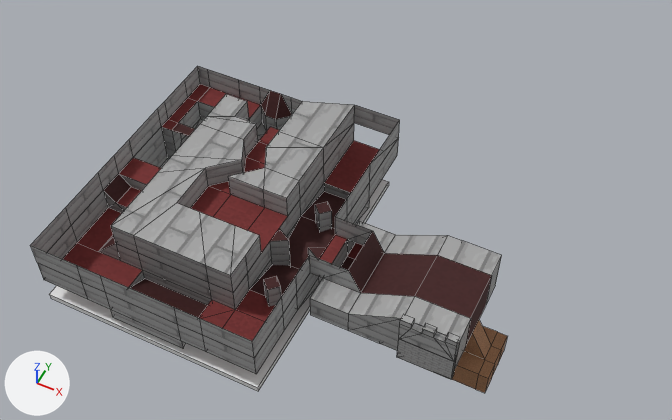
One commit to the Blender file Assets/World/Level1/Raw/Level1.blend: the scene before it, then after it.
Before and after are seen from a camera (50 mm lens) standing at (44.0, -95.9, 109.3) and looking at (1.4, -10.5, 2.6). Lighting does not change. The marker at lower left points along +X, +Y and +Z. Mesh edges are drawn as thin lines.

The first picture shows 'HiddenDoor', 'Lava', 'Level1', 'Level2'.
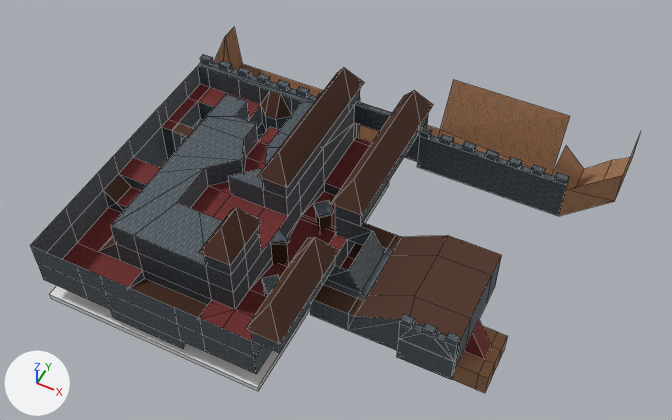
The change, as a diff of the scene's bpy script:
```diff
--- a/Assets/World/Level1/Raw/Level1.blend.py
+++ b/Assets/World/Level1/Raw/Level1.blend.py
@@ mat_wall @@
 n2 = _N.new('ShaderNodeTexImage'); n2.name = 'Image Texture'
-n2.image = img_tx_wall_200_png_002
+n2.image = img_tx_wall_black_200_png
 n2.projection = 'BOX'
@@ mat_wall @@
 n4 = _N.new('ShaderNodeMapping'); n4.name = 'Mapping'
-n4.inputs[3].default_value = (4.0, 4.0, 2.0)  # 'Scale'
+n4.inputs[3].default_value = (32.0, 32.0, 8.0)  # 'Scale'
 _L.new(n0.outputs[0], n1.inputs[0])  # 'BSDF' to 'Surface'
@@ mat_planks @@
+mat_planks = bpy.data.materials.new('Planks')
+# colours: grey #bcbcbc
+# uses the picture img_tx_plank_flooring_200_png
@@ me_level2 @@
-me_level2.from_pydata(...)  # 304 vertices, 265 faces, 2 loose edges; spans x -32.0..30.5, y -40.0..7.0, z -4.0..9.0
+me_level2.from_pydata(...)  # 584 vertices, 505 faces, 3 loose edges; spans x -32.0..39.0, y -40.5..24.0, z -6.0..15.0
+# me_level2 part 1: a new loose piece of 20 vertices spanning x 3.5..8.5, y -40.5..-23.5, z 8.0..15.0
+# me_level2 part 2: a new loose piece of 20 vertices spanning x -8.5..-3.5, y -32.5..-23.5, z 8.0..15.0
+# me_level2 part 3
+# 20 vertices are removed from x -30.0..20.0, y -29.4..0.0, z -4.0..8.0
+# 39 faces are deleted
+# 1 loose edge is deleted
+# 2 vertices move from x -4.0..4.0, y -20.0, z -2.0 to x -4.0..4.0, y -20.5, z -1.9
+# 150 vertices are added at x -32.0..39.0, y -29.7..24.0, z -6.0..15.0
+# 9 new vertices lie (0.0, 1.0, 0.0) away from vertices in x -32.0..12.0, y -16.0..7.0, z 0.0..8.0
+# 8 new vertices lie (0.0, 0.0, 7.0) away from vertices in x -1.4..1.4, y -29.4..-10.6, z -4.0
+# 6 new vertices lie (0.0, 0.0, -0.5) away from vertices in x -4.0..4.0, y -21.4..-18.6, z 4.0
+# 5 new vertices lie (1.0, 0.0, 0.0) away from vertices in x 12.0, y -28.0..-12.0, z 4.0
+# 55 new vertices lie (0.0, 1.0, 0.0) away from vertices in x -32.0..32.0, y 5.0, z 8.0..9.0
+# 8 new vertices lie (0.0, -21.0, 0.0) away from vertices in x -8.0..8.0, y 5.0, z 8.0..11.0
+# 8 new vertices lie (1.7, 1.7, 0.0) away from vertices in x -1.7..0.0, y -29.7..-12.0, z 3.5..4.0
+# 6 new vertices lie (0.0, 0.0, 7.0) away from vertices in x -4.0..4.0, y -21.2..-18.8, z -4.0
+# 5 new vertices lie (8.0, 0.0, 0.0) away from vertices in x -4.0, y -20.0..-11.5, z -1.9..-0.1
+# 2 loose edges are added
+# 166 new faces join them, mat_wall
+# 6 new faces join them, mat_carpet2, smooth
+# 49 new faces join them, mat_planks
+# 2 new faces join them, mat_carpet2
+# 20 new faces join them, mat_cavewall
+# me_level2 part 4: 1 kept faces spanning x -4.0..4.0, y -28.0..-20.5, z -1.9..0.0 are now shaded smooth
+# me_level2 part 5: 4 faces spanning x -4.0..28.0, y -24.0..-16.0, z 1.0..8.0 switch from mat_carpet to mat_wall
+# me_level2 part 6: 7 faces spanning x -4.0..28.0, y -28.0..-16.0, z -1.9..1.0 switch from mat_carpet to mat_carpet2
+# me_level2 part 7: 12 faces spanning x -32.0..28.0, y -40.0..4.0, z -2.0..8.0 switch from mat_carpet to mat_planks
+# me_level2 part 8: 1 face spanning x 20.0..28.0, y -16.0..-12.0, z 8.0 switches from mat_wall to mat_planks
+# me_level2 part 9: 10 faces spanning x 6.0..28.0, y -28.0..-12.0, z 0.0..1.0 switch from mat_carpet2 to mat_planks
+# me_level2 part 10: 4 faces spanning x 25.0..30.5, y -21.3..-18.7, z -4.0..1.0 switch from mat_cavewall to mat_carpet2
```

Pixel boxes (x1, y1, x2, y2) of what changed, in the pictures (672 x 420 px):
'Level1', surface changed, reshaped (29% wider, 12% taller)
    before: (31, 66, 502, 379)
    after: (31, 27, 641, 379)
'HiddenDoor', surface changed (grey to black)
    both: (397, 339, 454, 380)
part 1 of me_level2, added (brown)
    after: (246, 237, 340, 352)
part 2 of me_level2, added
    after: (199, 207, 263, 275)
part 3 of me_level2, built on
    before: (248, 105, 471, 351)
    after: (172, 27, 641, 351)
part 4 of me_level2, shading changed
    both: (250, 265, 287, 296)
part 5 of me_level2, recoloured (brown to grey)
    both: (271, 228, 492, 345)
part 6 of me_level2, recoloured
    both: (341, 256, 355, 270)
part 7 of me_level2, recoloured
    both: (99, 90, 492, 318)
part 8 of me_level2, recoloured (grey to brown)
    both: (438, 236, 502, 275)
part 9 of me_level2, recoloured
    both: (348, 243, 364, 259)
part 10 of me_level2, recoloured
    both: (464, 320, 491, 360)
